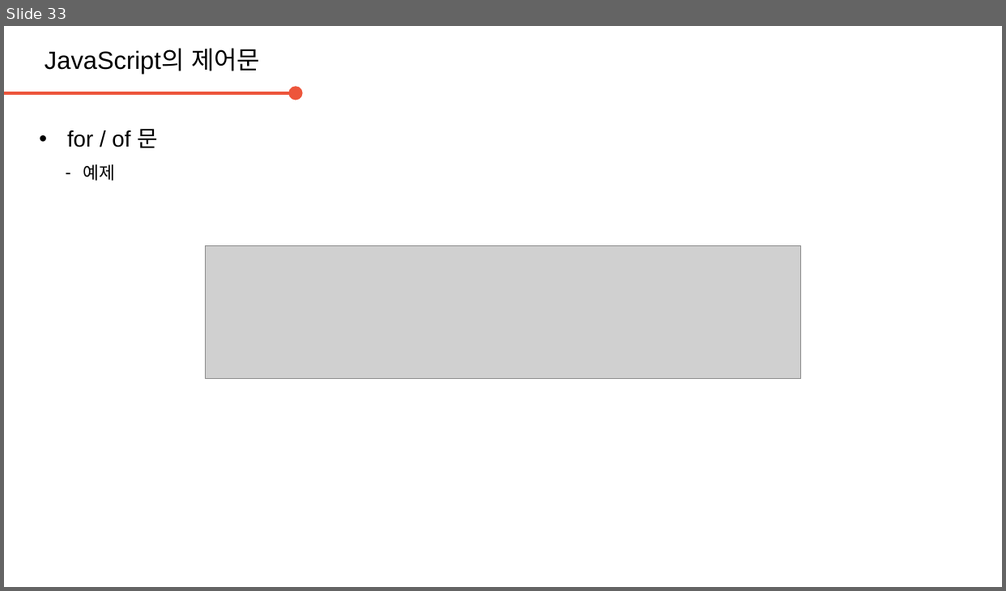
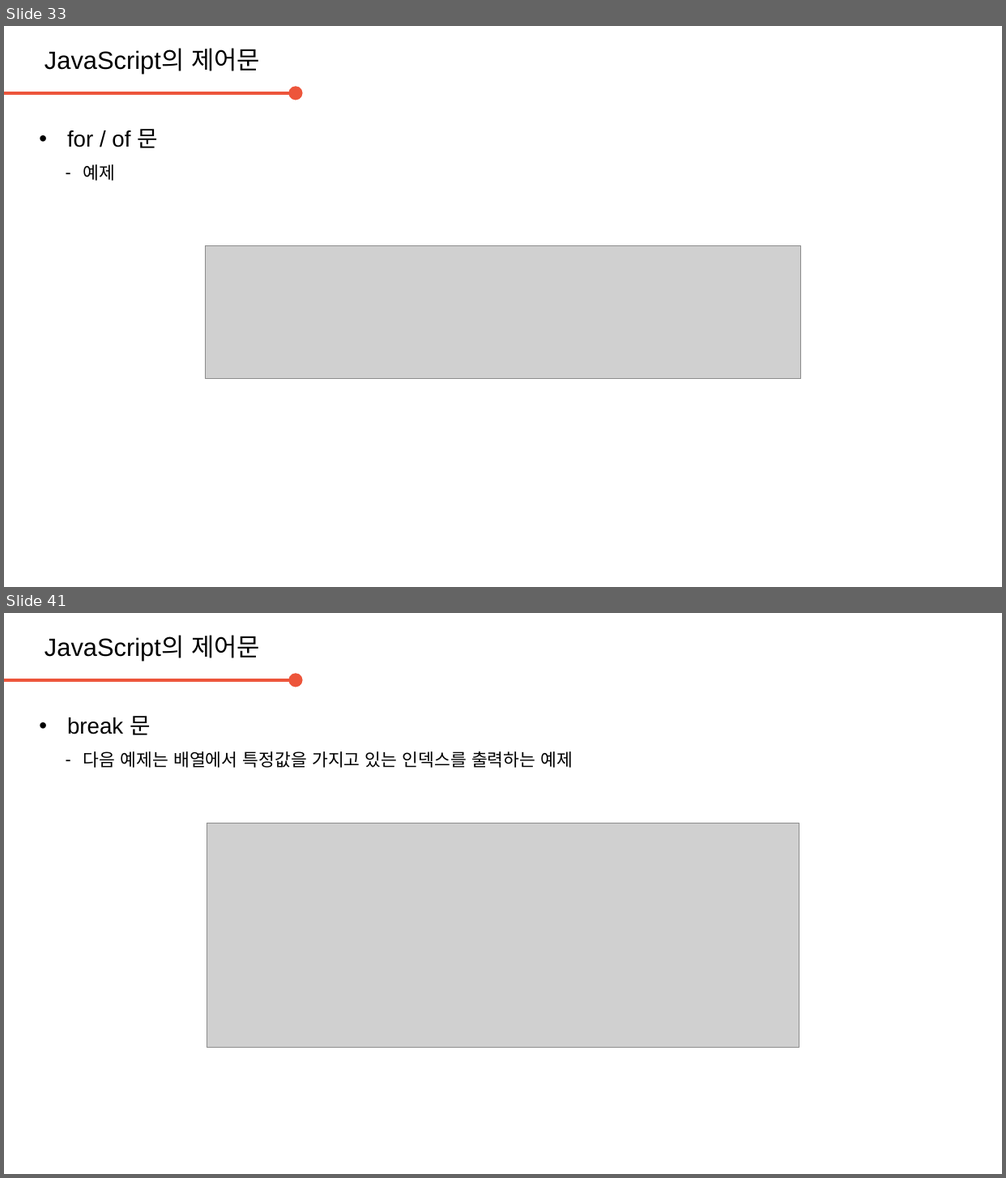
Before and after one commit to daegukdo/GCWM, a slide deck: 33/200820_JavaScript_control_flow.pptx. Shown one above the other, each under a label of ours: slide 33 before the commit, slides 33 and 41 after it; the slides between them are not shown. The pictures are 1006x591 and 1006x1178 pixels, drawn with LibreOffice and Linux fonts; fonts in the diff are those of the drawing; grey boxes stand for pictures; background and template pictures are left out. Boxes give left, top, right and bottom in pixels: in the first picture for what was removed or moved away, otherwise in the second. Text is boxed around its words. In the diff, an @@ line names an element or a change of style, - is before the commit and + after.

Commit message:
get coding with me  - edit JavaScript resource (control flow)  - add JavaScript resource (array)

```diff
--- a/33/200820_JavaScript_control_flow.pptx
+++ b/33/200820_JavaScript_control_flow.pptx
@@ slide 41 added at [4,613,1002,1174], background #FFFFFF @@
@@ text added at [44,635,260,660], 20 pt, text #000000 @@
+JavaScript의 제어문
@@ arrow added from (4, 680) to (296, 680), #ED553B 2.25 pt @@
@@ text added at [67,716,573,768], 14 pt, text #000000 @@
+• break 문
+  – 다음 예제는 배열에서 특정값을 가지고 있는 인덱스를 출력하는 예제
@@ picture added at [207,823,799,1048] @@
```
Also in this commit, not shown: 7 other slides added, 1 slide removed, 4 other files.
